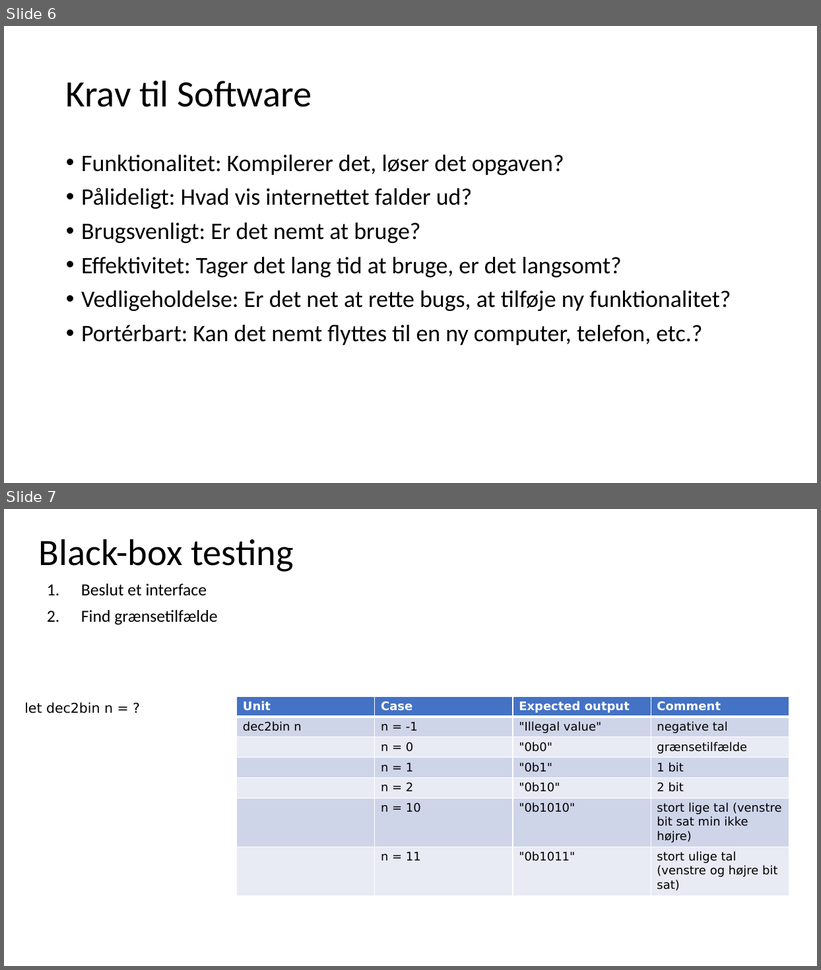
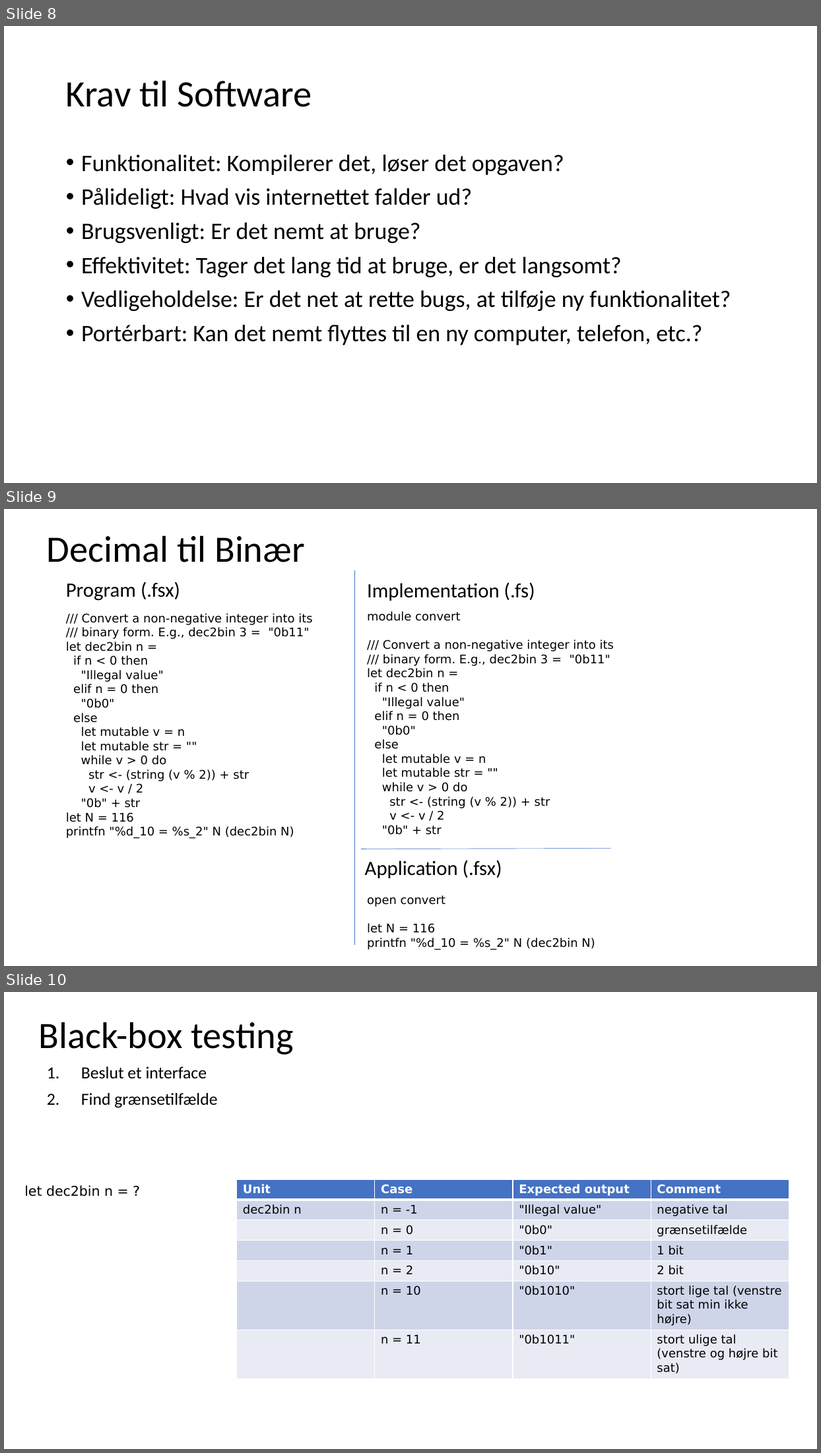
Before and after one commit to fisterloegsovs/pop22, a slide deck: lectures/4.1ModulesNTests/lecture.pptx. Shown one above the other, each under a label of ours: slides 6 and 7 before the commit, slides 8, 9 and 10 after it. The pictures are 821x970 and 821x1453 pixels, drawn with LibreOffice and Linux fonts; fonts in the diff are those of the drawing. Boxes give left, top, right and bottom in pixels: in the first picture for what was removed or moved away, otherwise in the second. Text is boxed around its words. In the diff, an @@ line names an element or a change of style, - is before the commit and + after.

```diff
--- a/lectures/4.1ModulesNTests/lecture.pptx
+++ b/lectures/4.1ModulesNTests/lecture.pptx
@@ slide 9 added at bbox=[4, 509, 817, 966], background #FFFFFF @@
@@ title added at bbox=[47, 535, 305, 562], 44 pt, text #000000 @@
+Decimal til Binær
@@ text added at bbox=[66, 582, 180, 601], 24 pt, text #000000 @@
+Program (.fsx)
@@ line added from (354, 570) to (354, 945), #4472C4 0.5 pt @@
@@ text added at bbox=[367, 582, 535, 601], 24 pt, text #000000 @@
+Implementation (.fs)
@@ text added at bbox=[66, 613, 312, 839], 14 pt, text #000000 @@
+/// Convert a non-negative integer into its
+/// binary form. E.g., dec2bin 3 = "0b11"
+let dec2bin n =
+if n < 0 then
+"Illegal value"
+elif n = 0 then
+"0b0"
+else
+let mutable v = n
+let mutable str = ""
+while v > 0 do
+str <- (string (v % 2)) + str
+v <- v / 2
+"0b" + str
+let N = 116
+printfn "%d_10 = %s_2" N (dec2bin N)
@@ text added at bbox=[367, 611, 614, 835], 14 pt, text #000000 @@
+module convert
+/// Convert a non-negative integer into its
+/// binary form. E.g., dec2bin 3 = "0b11"
+let dec2bin n =
+if n < 0 then
+"Illegal value"
+elif n = 0 then
+"0b0"
+else
+let mutable v = n
+let mutable str = ""
+while v > 0 do
+str <- (string (v % 2)) + str
+v <- v / 2
+"0b" + str
@@ line added from (362, 850) to (611, 849), #4472C4 0.5 pt @@
@@ text added at bbox=[365, 860, 502, 879], 24 pt, text #000000 @@
+Application (.fsx)
@@ text added at bbox=[367, 896, 595, 951], 14 pt, text #000000 @@
+open convert
+let N = 116
+printfn "%d_10 = %s_2" N (dec2bin N)
@@ what was slide 6 is now slide 8 @@
@@ what was slide 7 is now slide 10 @@
```
Also in this commit, not shown: 6 slides changed, 2 other slides added, 13 other files.
